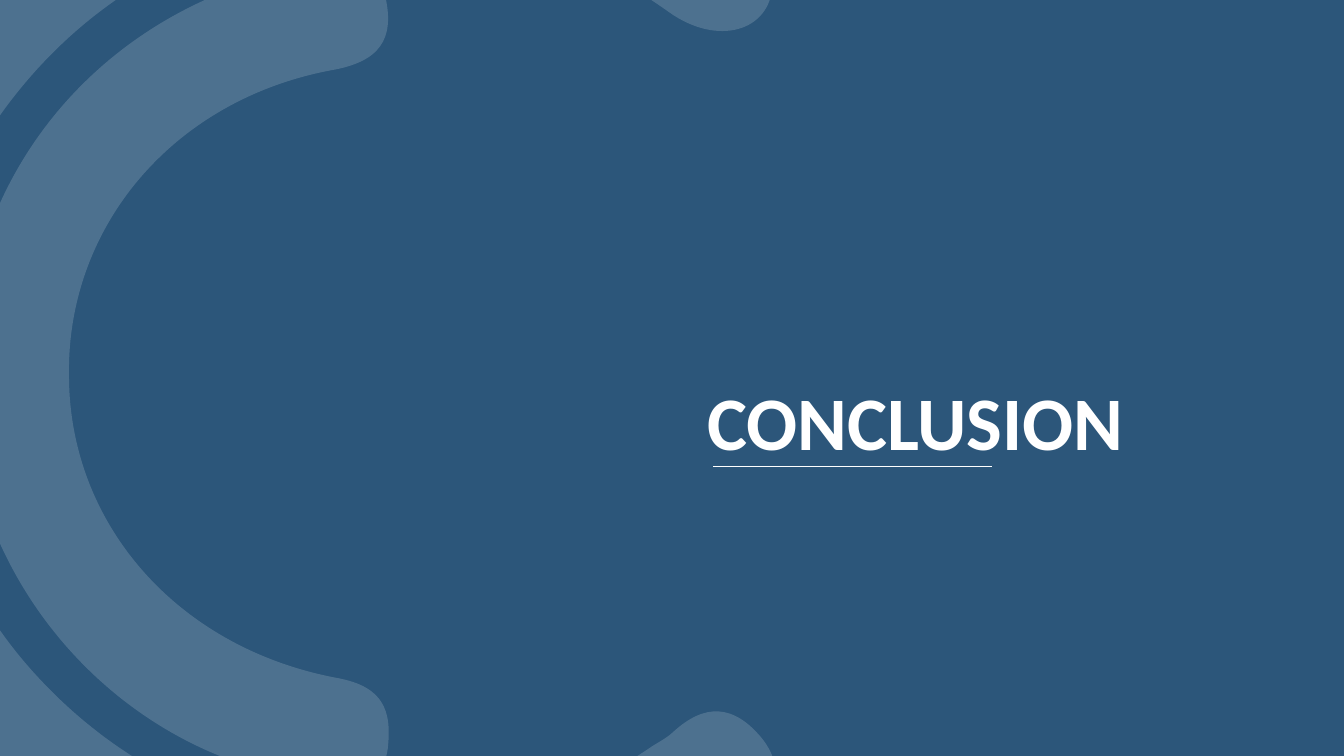
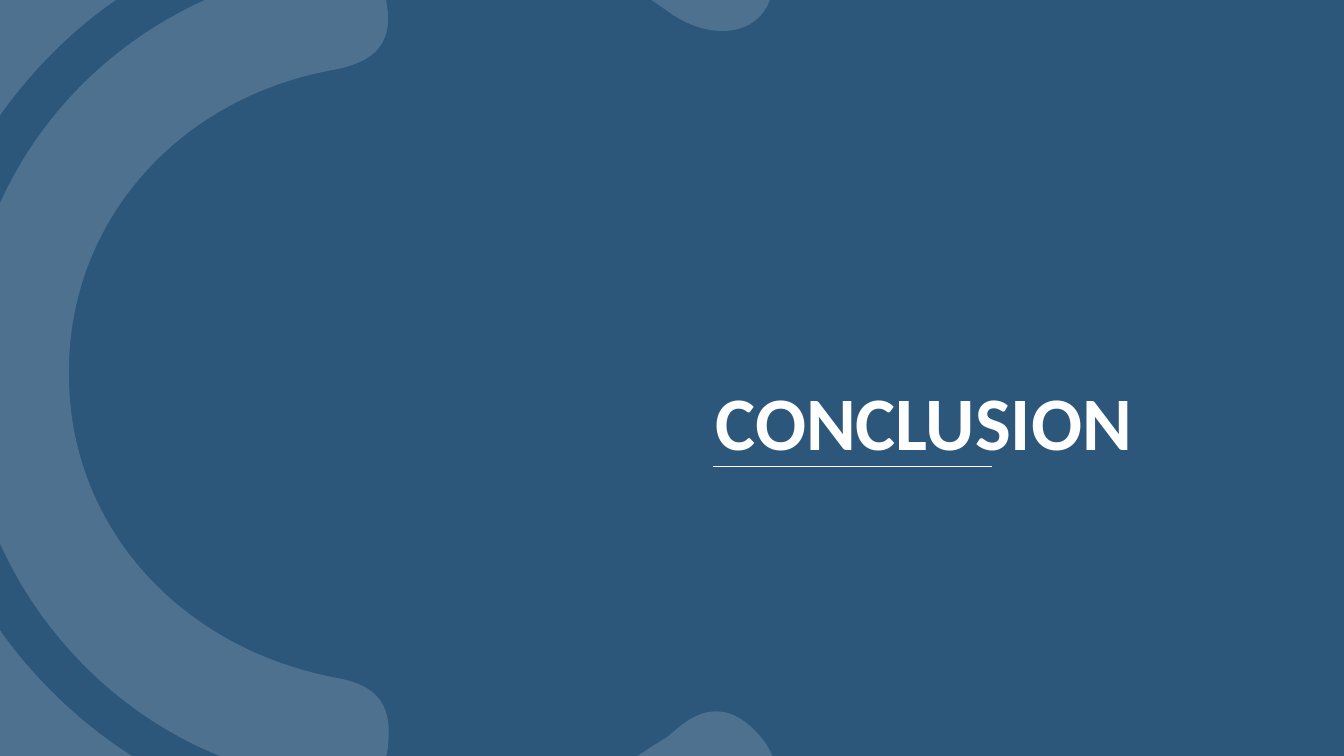
Before and after one commit to Osama-Atwa/Hawkeye, a slide deck: slide 16 of HawkEye.pptx (slide 19 before the commit). Drawn at 1344x756 pixels with LibreOffice and Linux fonts; fonts in the diff are those of the drawing; background and template pictures are left out. Boxes give left, top, right and bottom in pixels: in the first picture for what was removed or moved away, otherwise in the second. Text is boxed around its words. In the diff, an @@ line names an element or a change of style, - is before the commit and + after.

```diff
--- a/HawkEye.pptx
+++ b/HawkEye.pptx
@@ title "CONCLUSION": place and size @@
-title "CONCLUSION" at (707,400,1123,467)
+title "CONCLUSION" at (716,400,1132,467)
```
Also in this commit, not shown: 3 other slides changed, 1 slide added, 4 slides removed, 3 other files.
